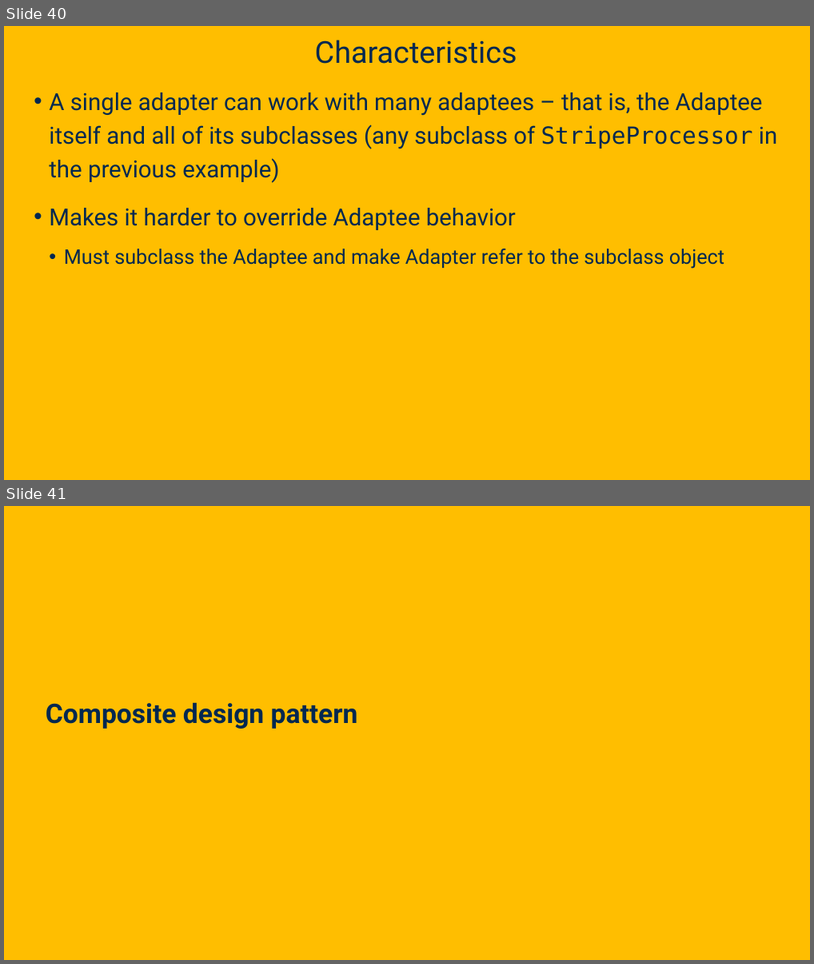
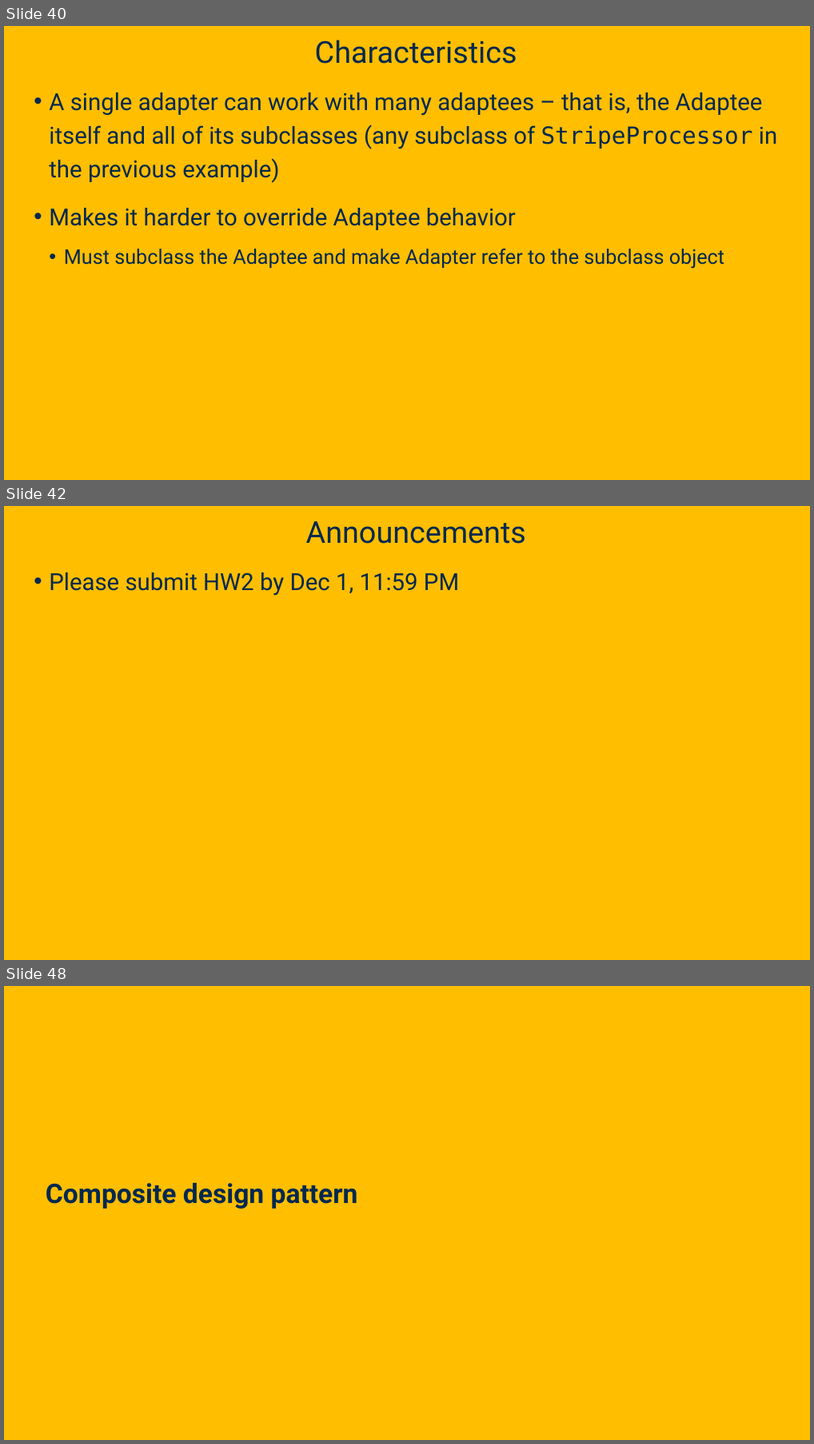
Before and after one commit to davsec-teaching/ecs160-f25, a slide deck: slides/8_design_patterns.pptx. Shown one above the other, each under a label of ours: slides 40 and 41 before the commit, slides 40, 42 and 48 after it; the slides between them are not shown. The pictures are 814x964 and 814x1444 pixels, drawn with LibreOffice and Linux fonts; fonts in the diff are those of the drawing; background and template pictures are left out. Boxes give left, top, right and bottom in pixels: in the first picture for what was removed or moved away, otherwise in the second. Text is boxed around its words. In the diff, an @@ line names an element or a change of style, - is before the commit and + after.

```diff
--- a/slides/8_design_patterns.pptx
+++ b/slides/8_design_patterns.pptx
@@ slide 42 added at [4,506,810,960], background picture (left out) @@
@@ title added at [306,521,526,544], 36 pt, text #022850 @@
+Announcements
@@ text added at [49,572,459,596], 28 pt, text #022850 @@
+• Please submit HW2 by Dec 1, 11:59 PM
@@ what was slide 41 is now slide 48 @@
```
Also in this commit, not shown: 1 slide changed, 5 other slides added.
